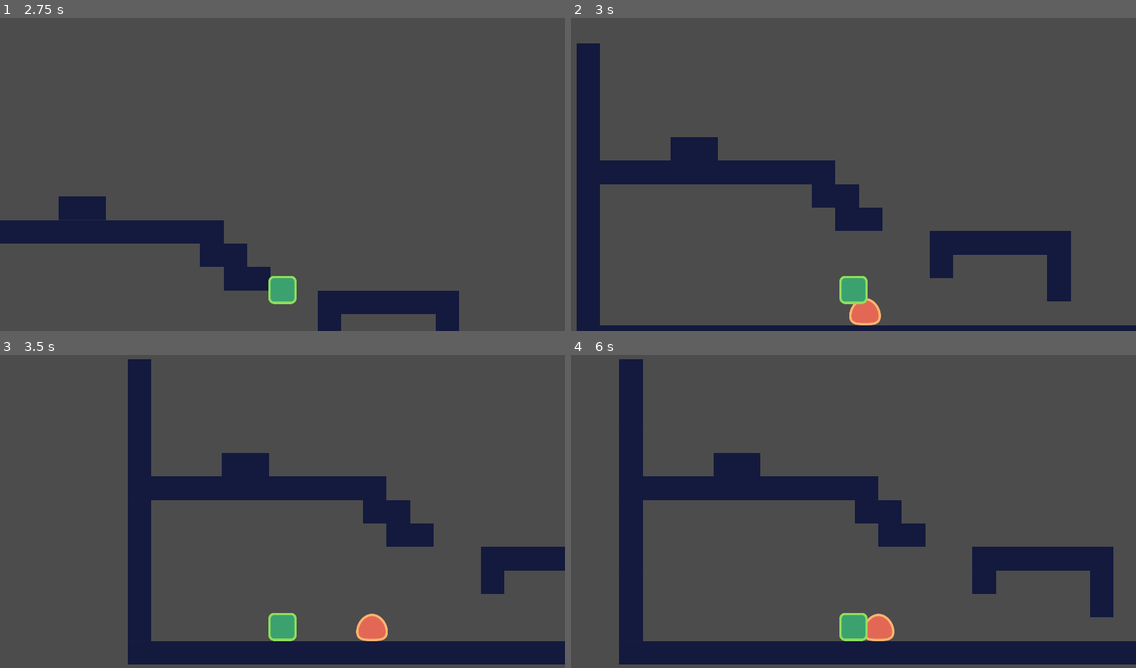
Above: before the commit, frames 1-4 (two rows, left to right).
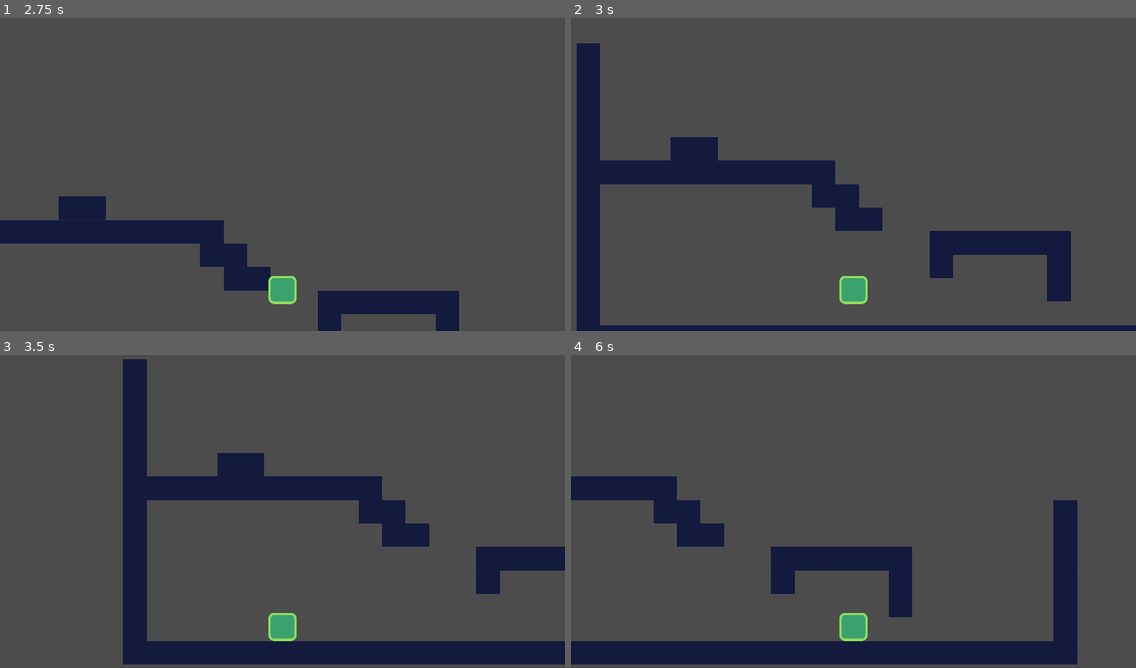
Above: after the commit, the same moments.

Repository: cbpas3/Platformer
Game: Godot game, scene res://src/Levels/LevelTemplate.tscn
Same seed, same stepped clock (60 frames per second), same inputs: the game is played once before the commit and once after it.
Inputs:
- Up to frame 1 (2.75 s): hold D (move_right) 0.53-2.03 s; tap W (jump) at 0.77, 1.52 s; hold A (move_left) from 2.03 s (still down)
- Up to frame 2 (3 s): keep holding A (move_left)
- Up to frame 3 (3.5 s): keep holding A (move_left); tap W (jump) at 3.02 s
- Up to frame 4 (6 s): tap W (jump) at 3.77, 4.52 s; release A (move_left) at 4.28 s; hold D (move_right) from 4.28 s (still down)

Frame 1 is identical in both runs. In frame 2, 0.4% of the frame differs, in the area x 49-55%, y 89-99%; in frame 3, 2.5%; in frame 4, 19%, in the area x 0-100%, y 1-99%.

Commit message:
feat: add player stomp kills enemy

Diff:
--- a/src/Actors/Enemy.gd
+++ b/src/Actors/Enemy.gd
@@ -13,3 +13,10 @@
 	# Reset the vertical velocity because
 	# _velocity.y += gravity + delta accumulates even after it hits the ground
 	_velocity.y = move_and_slide(_velocity, up_direction).y
+
+
+func _on_StompDetector_body_entered(body: PhysicsBody2D) -> void:
+	if body.global_position.y > get_node("StompDetector").global_position.y:
+		return
+	get_node("CollisionShape2D").disabled = true
+	queue_free()
--- a/src/Actors/Enemy.tscn
+++ b/src/Actors/Enemy.tscn
@@ -1,10 +1,13 @@
-[gd_scene load_steps=4 format=2]
+[gd_scene load_steps=5 format=2]
 
 [ext_resource path="res://src/Actors/Enemy.gd" type="Script" id=1]
 [ext_resource path="res://assets/enemy.png" type="Texture" id=2]
 
 [sub_resource type="RectangleShape2D" id=1]
 extents = Vector2( 39, 36 )
+
+[sub_resource type="RectangleShape2D" id=2]
+extents = Vector2( 41, 10 )
 
 [node name="Enemy" type="KinematicBody2D"]
 collision_layer = 2
@@ -24,3 +27,15 @@
 rect = Rect2( -50, -50, 100, 60 )
 process_parent = true
 physics_process_parent = true
+
+[node name="StompDetector" type="Area2D" parent="."]
+position = Vector2( 0, -48 )
+collision_layer = 0
+monitorable = false
+
+[node name="CollisionShape2D" type="CollisionShape2D" parent="StompDetector"]
+modulate = Color( 0.207843, 0.964706, 0.12549, 1 )
+position = Vector2( 0, -37 )
+shape = SubResource( 2 )
+
+[connection signal="body_entered" from="StompDetector" to="." method="_on_StompDetector_body_entered"]
